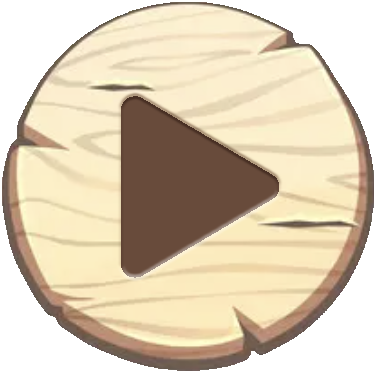
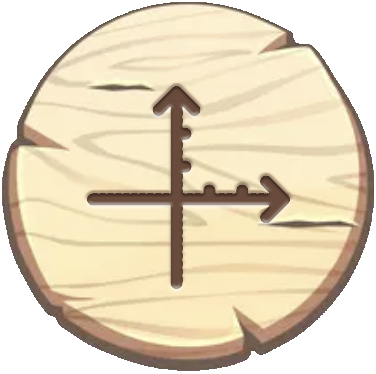
Layered file, before and after one edit (376px x 374px). Changes by layer:
added layer "Layer 1" above "AI Icon" over [87, 86, 290, 289]
renamed "Layer 4" to "Play Icon", hid it over [121, 96, 279, 278]
